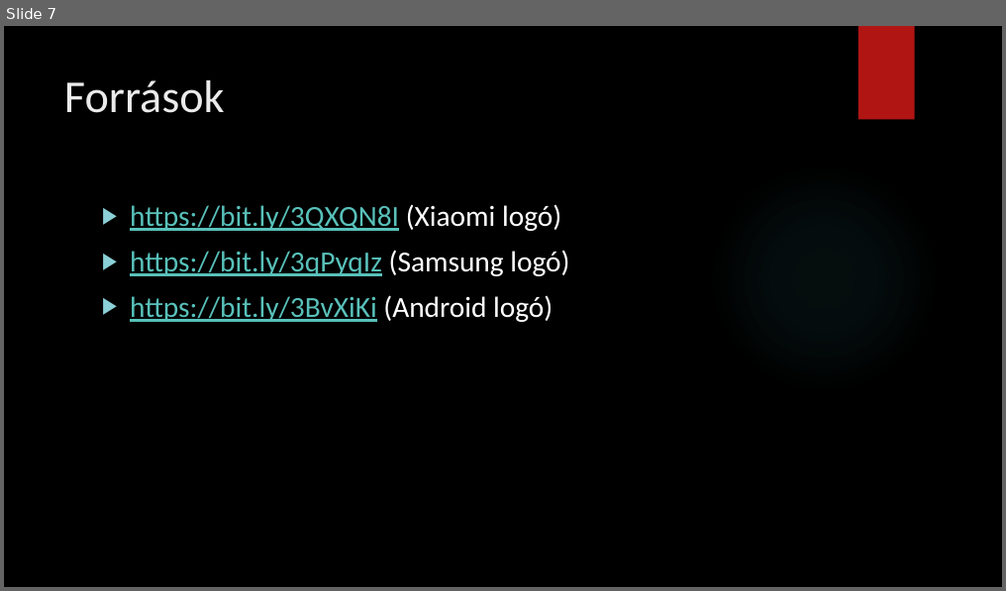
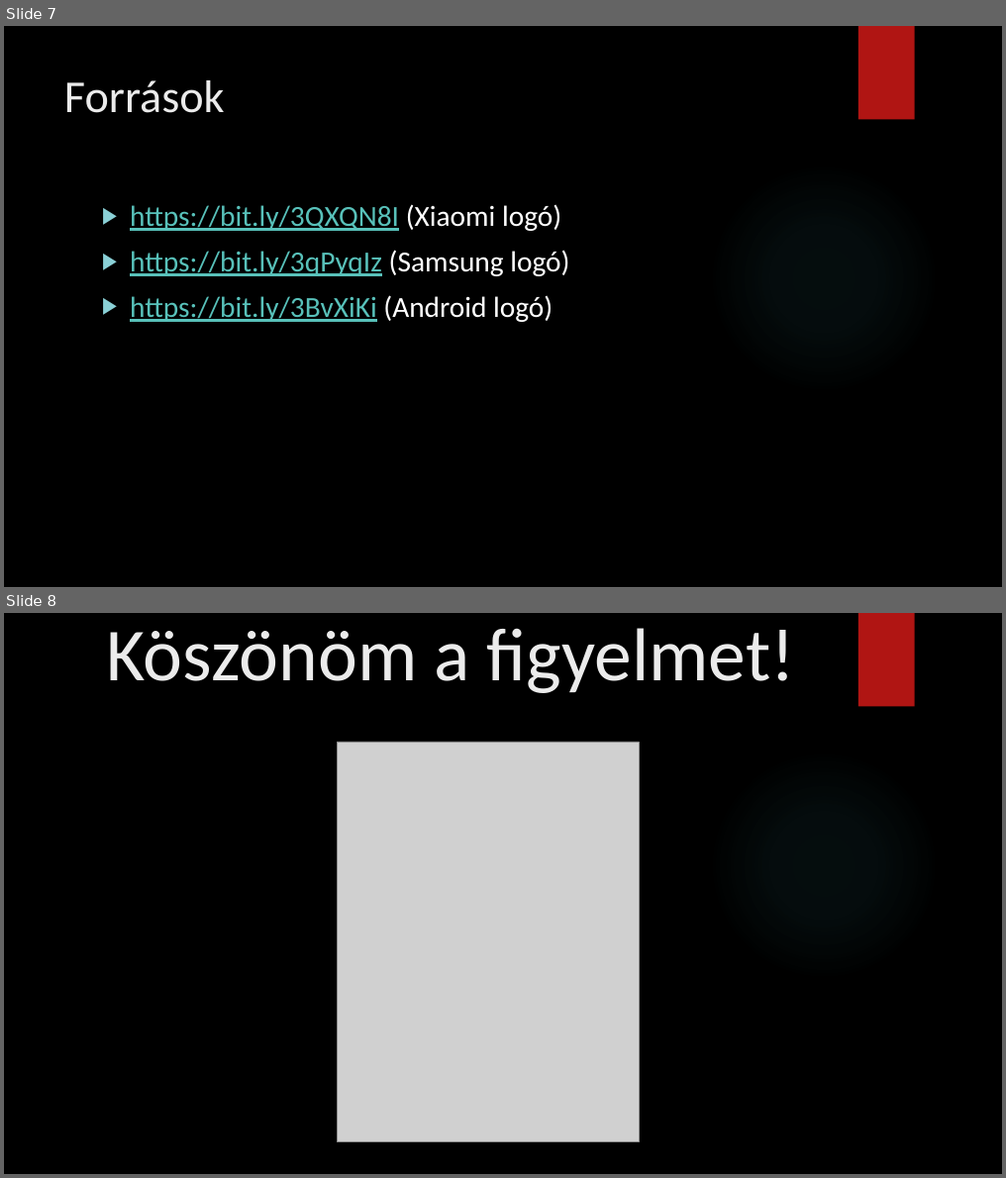
Before and after one commit to Csongoranevem/Csongor-rep-, a slide deck: Az Android.pptx. Shown one above the other, each under a label of ours: slide 7 before the commit, slides 7 and 8 after it. The pictures are 1006x591 and 1006x1178 pixels, drawn with LibreOffice and Linux fonts; fonts in the diff are those of the drawing; grey boxes stand for pictures; background and template pictures are left out. Boxes give left, top, right and bottom in pixels: in the first picture for what was removed or moved away, otherwise in the second. Text is boxed around its words. In the diff, an @@ line names an element or a change of style, - is before the commit and + after.

```diff
--- a/Az Android.pptx
+++ b/Az Android.pptx
@@ slide 8 added at (x1=4, y1=613, x2=1002, y2=1174), background picture (left out); not listed: 2 template elements that a slide beside it also shows @@
@@ title added at (x1=106, y1=628, x2=795, y2=693), 72 pt, text #EBEBEB @@
+Köszönöm a figyelmet!
@@ picture added at (x1=338, y1=742, x2=639, y2=1143) @@
```
Also in this commit, not shown: 1 slide changed, 3 other files.
